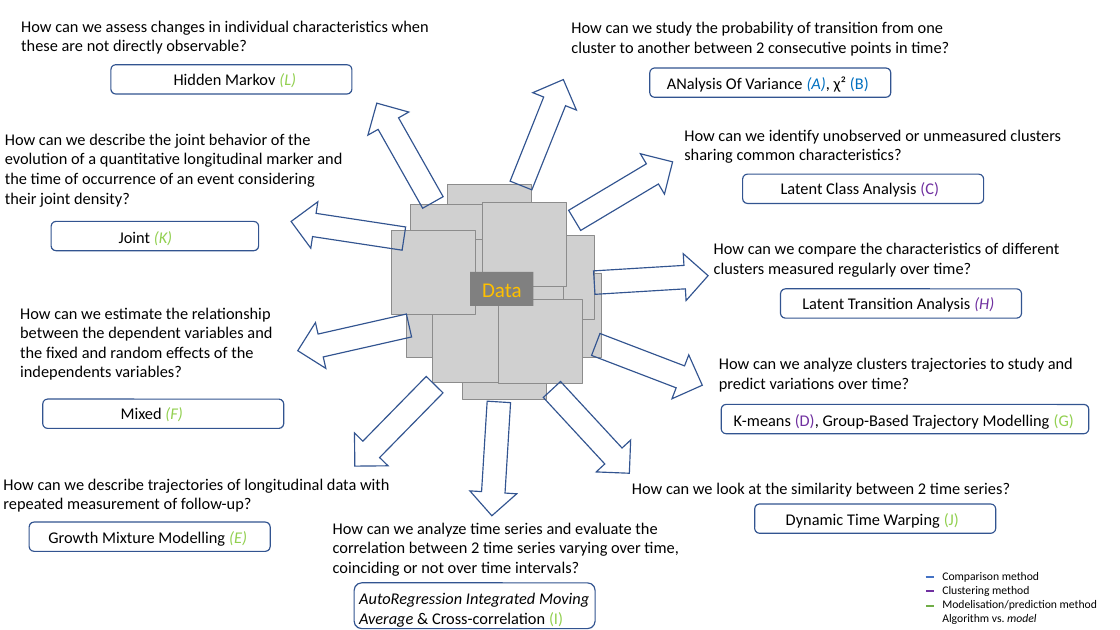
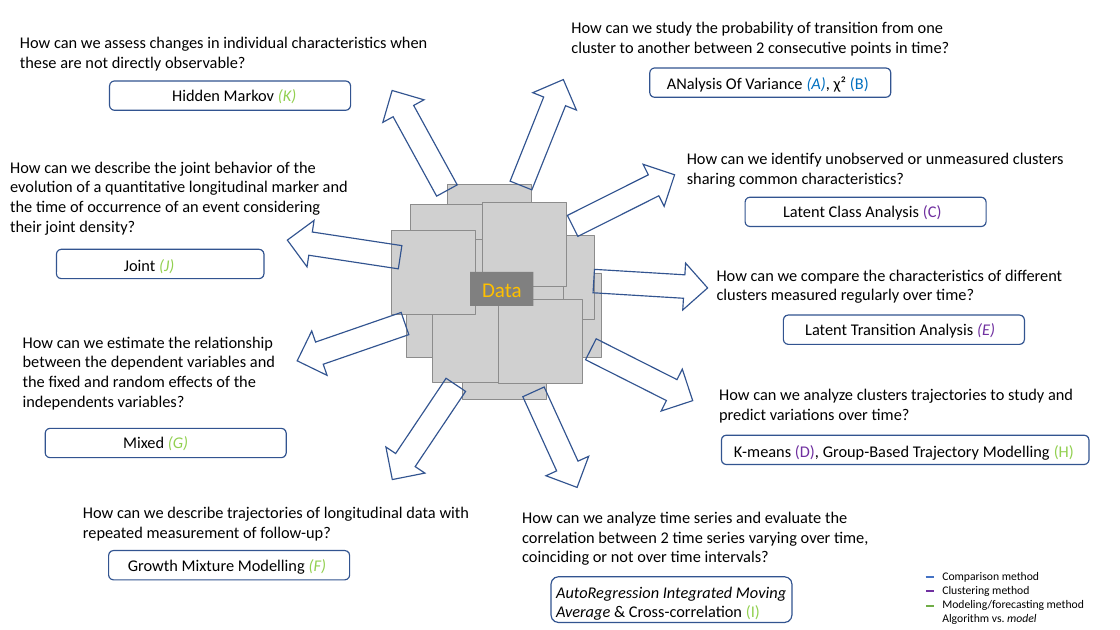
Before and after one commit to HP2-data/methodo_longitudinal_data, a slide deck: slide 1 of Results/schema_060125.pptx. Drawn at 1120x630 pixels with LibreOffice and Linux fonts; fonts in the diff are those of the drawing; grey boxes stand for pictures. Boxes give left, top, right and bottom in pixels: in the first picture for what was removed or moved away, otherwise in the second. Text is boxed around its words. In the diff, an @@ line names an element or a change of style, - is before the commit and + after.

```diff
--- a/Results/schema_060125.pptx
+++ b/Results/schema_060125.pptx
@@ text "How can we assess changes ...": place and size @@
-text "How can we assess changes ..." at <box>21,20,429,54</box>
+text "How can we assess changes ..." at <box>20,36,427,71</box>
@@ rounded rectangle: place and size @@
-rounded rectangle at <box>111,65,352,94</box>
+rounded rectangle at <box>109,81,350,110</box>
@@ text at <box>172,89,296,103</box>: text changed @@
-Hidden Markov (L)
+Hidden Markov (K)
@@ right arrow: place and size @@
-right arrow at <box>356,92,454,214</box>
+right arrow at <box>372,79,468,202</box>
@@ text "How can we describe the ...": place and size @@
-text "How can we describe the ..." at <box>5,133,342,207</box>
+text "How can we describe the ..." at <box>10,161,348,235</box>
@@ right arrow at <box>563,154,686,247</box>: rotation 329 to 333 degrees @@
@@ rounded rectangle: place and size @@
-rounded rectangle at <box>743,174,984,203</box>
+rounded rectangle at <box>745,197,986,227</box>
@@ right arrow: place and size @@
-right arrow at <box>288,198,408,262</box>
+right arrow at <box>284,217,404,281</box>
@@ rounded rectangle: place and size @@
-rounded rectangle at <box>51,222,259,251</box>
+rounded rectangle at <box>56,250,264,279</box>
@@ text at <box>124,259,174,273</box>: text changed @@
-Joint (K)
+Joint (J)
@@ right arrow at <box>593,258,710,312</box>: rotation 356 to 3 degrees @@
@@ text "How can we compare the ...": place and size @@
-text "How can we compare the ..." at <box>714,242,1059,277</box>
+text "How can we compare the ..." at <box>717,269,1062,303</box>
@@ right arrow at <box>290,301,413,383</box>: rotation 167 to 160 degrees @@
@@ right arrow at <box>580,328,704,421</box>: rotation 21 to 26 degrees @@
@@ 2 texts, 1 rounded rectangle: place and size @@
-2 texts, 1 rounded rectangle at <box>684,129,1061,318</box>
+2 texts, 1 rounded rectangle at <box>687,152,1064,344</box>
@@ text at <box>805,323,995,338</box>: text changed @@
-Latent Transition Analysis (H)
+Latent Transition Analysis (E)
@@ right arrow at <box>373,372,476,493</box>: rotation 134 to 123 degrees @@
@@ right arrow at <box>513,382,599,497</box>: rotation 93 to 65 degrees @@
@@ right arrow removed at <box>535,374,647,490</box> @@
@@ text at <box>123,436,188,450</box>: text changed @@
-Mixed (F)
+Mixed (G)
@@ 2 texts, 2 rounded rectangles: place and size @@
-2 texts, 2 rounded rectangles at <box>20,307,1090,434</box>
+2 texts, 2 rounded rectangles at <box>23,336,1090,465</box>
@@ text at <box>734,445,1074,460</box>: text changed @@
-K-means (D), Group-Based Trajectory Modelling (G)
+K-means (D), Group-Based Trajectory Modelling (H)
@@ text "How can we describe trajectories ...": place and size @@
-text "How can we describe trajectories ..." at <box>3,478,390,512</box>
+text "How can we describe trajectories ..." at <box>83,506,470,541</box>
@@ text "How can we analyze time ...": place and size @@
-text "How can we analyze time ..." at <box>333,522,678,576</box>
+text "How can we analyze time ..." at <box>522,511,868,565</box>
@@ text removed at <box>632,482,1010,497</box> @@
-How can we look at the similarity between 2 time series?
@@ rounded rectangle removed at <box>755,504,996,534</box> @@
@@ text removed at <box>786,513,959,528</box> @@
-Dynamic Time Warping (J)
@@ rounded rectangle: place and size @@
-rounded rectangle at <box>29,523,271,552</box>
+rounded rectangle at <box>108,550,350,580</box>
@@ text at <box>128,559,326,574</box>: text changed @@
-Growth Mixture Modelling (E)
+Growth Mixture Modelling (F)
@@ text "AutoRegression Integrated Moving Average & ...": place and size @@
-text "AutoRegression Integrated Moving Average & ..." at <box>359,592,589,629</box>
+text "AutoRegression Integrated Moving Average & ..." at <box>556,586,786,622</box>
@@ rounded rectangle: place and size @@
-rounded rectangle at <box>355,583,596,629</box>
+rounded rectangle at <box>551,577,792,623</box>
@@ text at <box>942,600,1084,610</box>: text changed @@
-Modelisation/prediction method
+Modeling/forecasting method
```
Also in this commit, not shown: 1 other slide changed, 10 other files.
